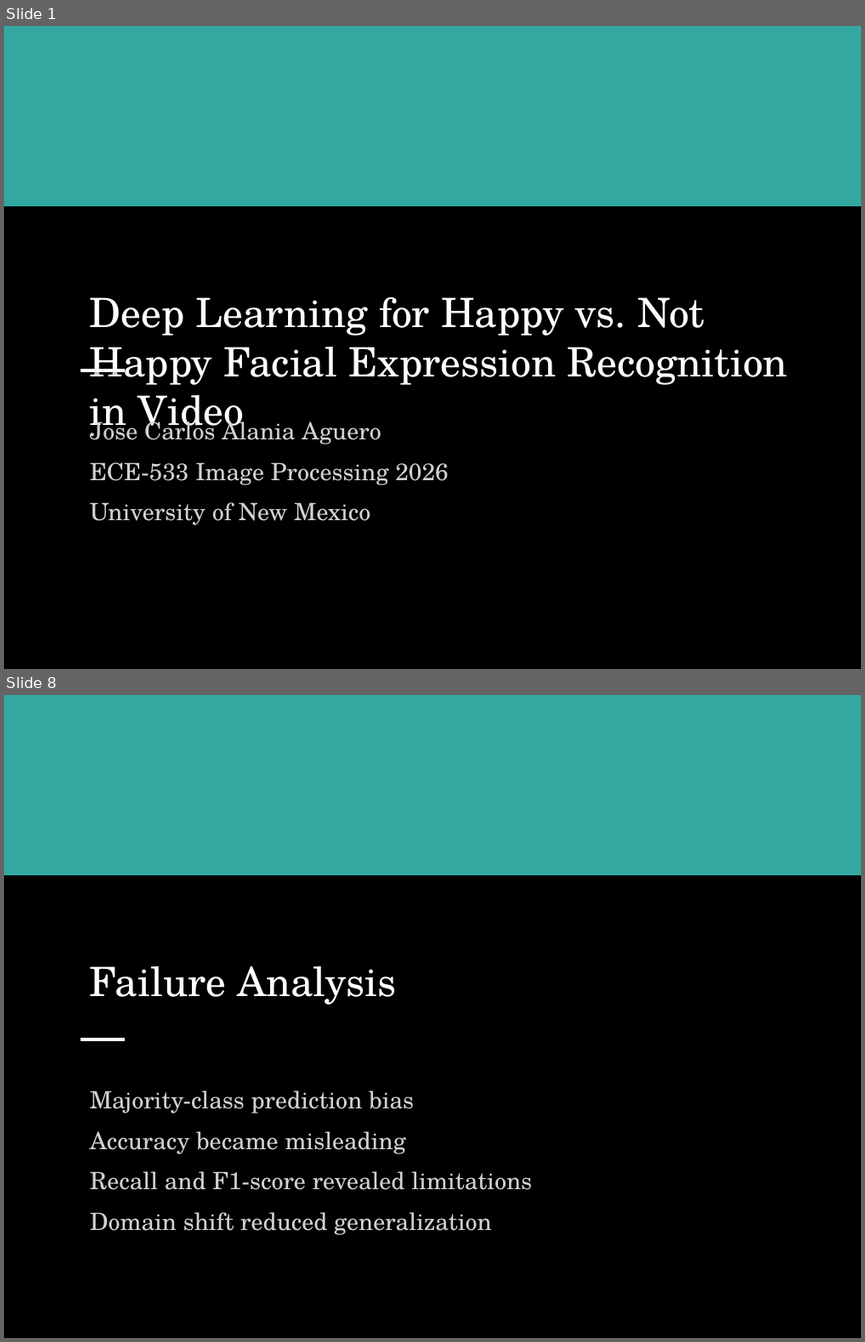
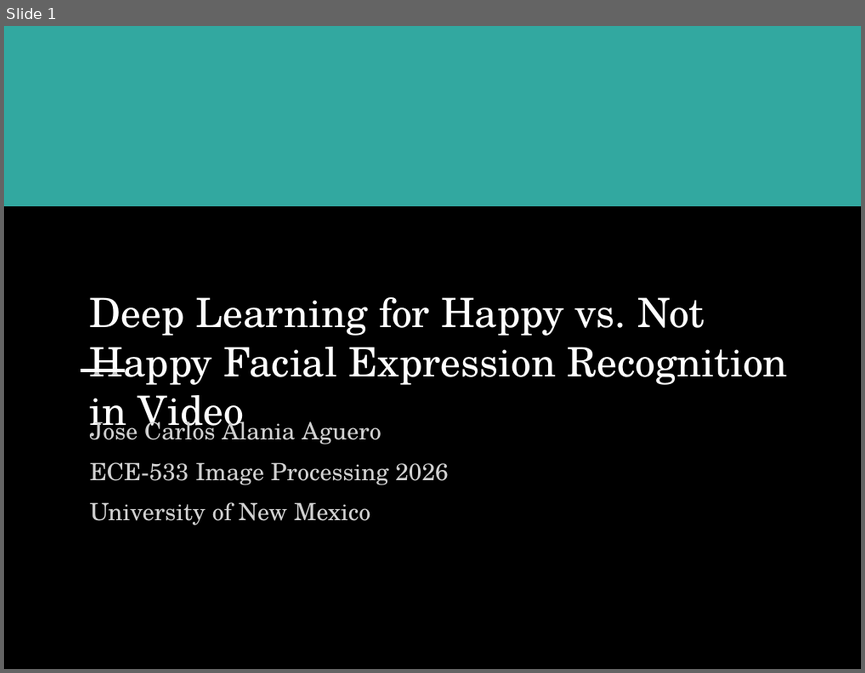
Before and after one commit to pepealania/image-processing-project-tutorial-deep-learning-happy-not-happy-classification, a slide deck: scientific_emotion_recognition_design.pptx. Shown one above the other, each under a label of ours: slides 1 and 8 before the commit, slide 1 after it; the slides between them are not shown. The pictures are 865x1342 and 865x673 pixels, drawn with LibreOffice and Linux fonts; fonts in the diff are those of the drawing. Boxes give left, top, right and bottom in pixels: in the first picture for what was removed or moved away, otherwise in the second. Text is boxed around its words. In the diff, an @@ line names an element or a change of style, - is before the commit and + after.

```diff
--- a/scientific_emotion_recognition_design.pptx
+++ b/scientific_emotion_recognition_design.pptx
@@ slide 8 removed at bbox=[4, 695, 861, 1338], background #000000 @@
@@ rectangle removed at bbox=[4, 695, 861, 875] @@
@@ text removed at bbox=[90, 966, 396, 1004] @@
-Failure Analysis
@@ rectangle removed at bbox=[81, 1038, 124, 1040] @@
@@ text removed at bbox=[90, 1090, 532, 1235] @@
-Majority-class prediction bias
-Accuracy became misleading
-Recall and F1-score revealed limitations
-Domain shift reduced generalization
```
Also in this commit, not shown: 1 slide changed, 14 slides added, 7 other slides removed.
